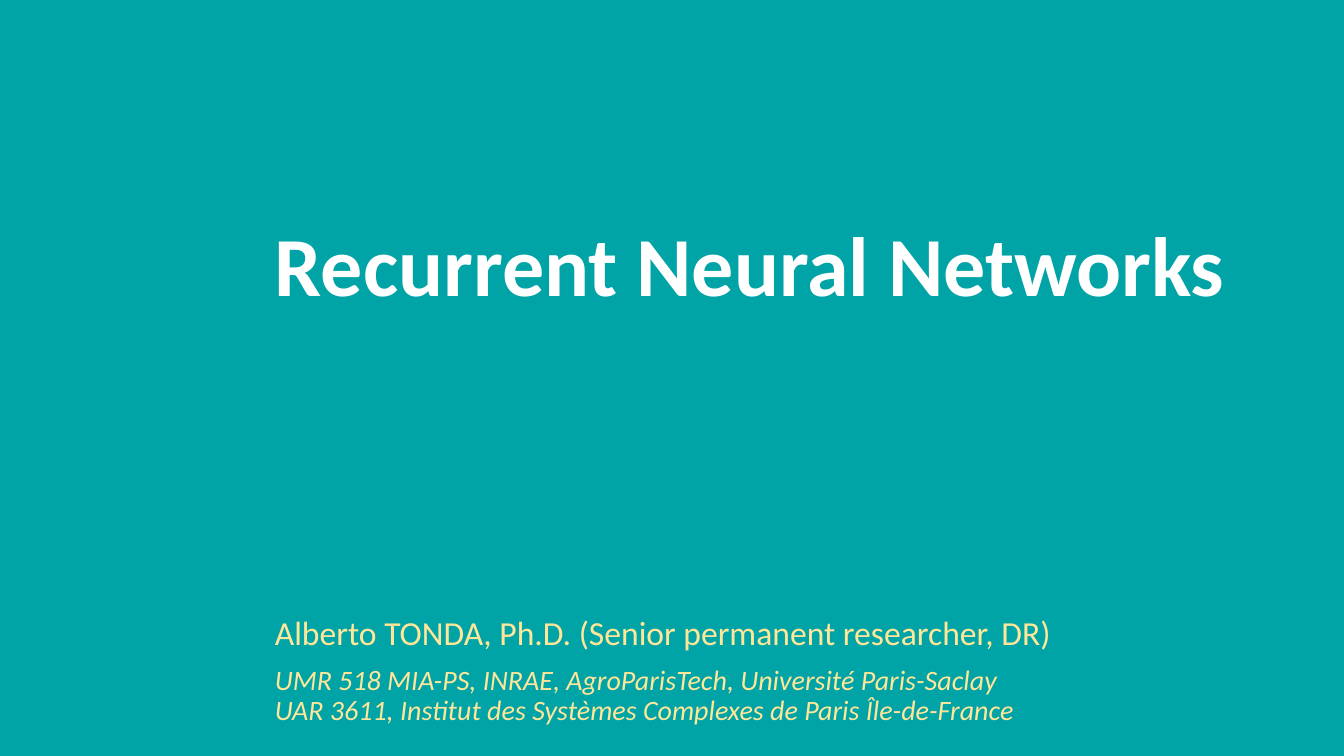
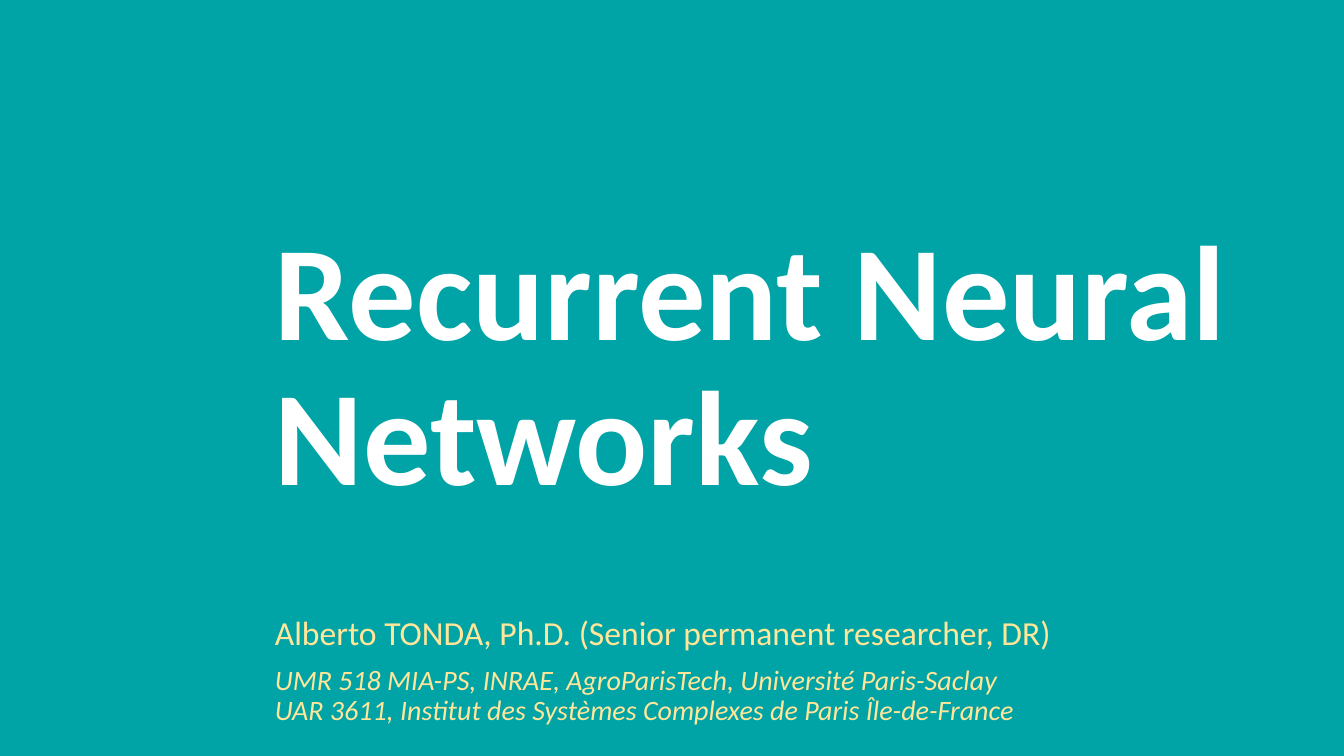
Before and after one commit to albertotonda/teaching, a slide deck: slide 1 of deep-learning-in-practice-with-pytorch/4-recurrent-neural-networks.pptx. Drawn at 1344x756 pixels with LibreOffice and Linux fonts; fonts in the diff are those of the drawing; background and template pictures are left out. Boxes give left, top, right and bottom in pixels: in the first picture for what was removed or moved away, otherwise in the second. Text is boxed around its words. In the diff, an @@ line names an element or a change of style, - is before the commit and + after.

```diff
--- a/deep-learning-in-practice-with-pytorch/4-recurrent-neural-networks.pptx
+++ b/deep-learning-in-practice-with-pytorch/4-recurrent-neural-networks.pptx
@@ title "Recurrent Neural Networks" at (x1=275, y1=245, x2=1226, y2=486): size 60 to 96 pt @@
```
Also in this commit, not shown: 16 other slides changed, 4 slides added, 1 slide removed, 17 other files.
